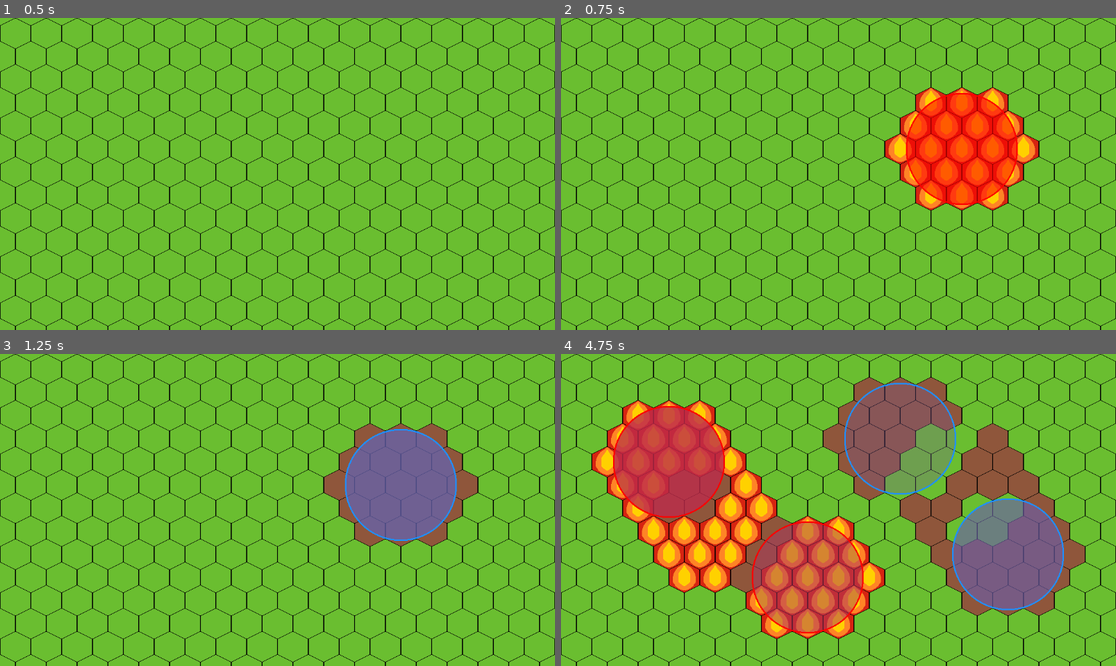
Above: before the commit, frames 1-4 (two rows, left to right).
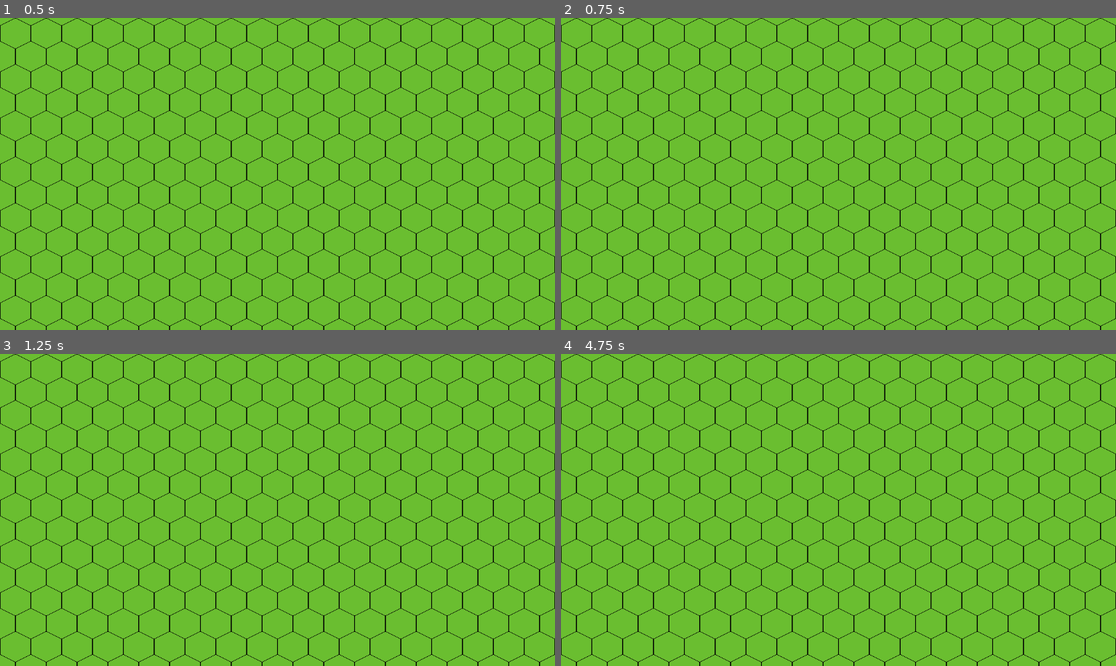
Above: after the commit, the same moments.

Repository: BielMaxBR/hextests
Game: Godot game, scene res://scenes/root.tscn
Same seed, same stepped clock (60 frames per second), same inputs: the game is played once before the commit and once after it.
Inputs (mouse positions are in pixels of both pictures, inside the frame that each line leads up to):
- Up to frame 1 (0.5 s): no input
- Up to frame 2 (0.75 s): tap Enter at 0.5 s; move the mouse to (960, 158) at 0.52 s; click (960, 158) at 0.6 s
- Up to frame 3 (1.25 s): right-click (399, 494) at 0.8 s
- Up to frame 4 (4.75 s): tap Space at 1.25, 2.75, 4.25 s; move the mouse to (727, 525) at 1.27 s; right-click (727, 525) at 1.35 s; click (727, 525) at 1.55 s; tap Enter at 2, 3.5 s; move the mouse to (894, 441) at 2.02 s; click (894, 441) at 2.1 s; right-click (894, 441) at 2.3 s; move the mouse to (810, 572) at 2.77 s; right-click (810, 572) at 2.85 s; click (810, 572) at 3.05 s; move the mouse to (1005, 556) at 3.52 s; click (1005, 556) at 3.6 s; right-click (1005, 556) at 3.8 s; move the mouse to (672, 463) at 4.27 s; right-click (672, 463) at 4.35 s; click (672, 463) at 4.55 s

Frame 1 is identical in both runs. In frame 2, 7.8% of the frame differs, in the area x 58-87%, y 22-62%; in frame 3, 7.8%; in frame 4, 39%, in the area x 5-95%, y 7-92%.

Commit message:
o inicio das skills

Diff:
--- /dev/null
+++ b/resources/skills/Skill.gd
@@ -0,0 +1,20 @@
+extends Resource
+class_name Skill
+
+var cooldown: float = 0
+var _counter = 0
+
+func _init() -> void:
+	pass
+
+func run(data:={}):
+	pass
+
+func update(delta: float):
+	if cooldown != 0: _counter += delta
+	if _counter >= cooldown:
+		_counter = 0
+		_timeout()
+
+func _timeout():
+	pass
--- /dev/null
+++ b/scenes/Player.tscn
@@ -0,0 +1,18 @@
+[gd_scene load_steps=4 format=3 uid="uid://cmpkhytt6k2lf"]
+
+[ext_resource type="Texture2D" uid="uid://cbxlv8jcthde" path="res://sprites/carbon.png" id="1_q3vrm"]
+[ext_resource type="Script" path="res://scripts/player.gd" id="1_x21d1"]
+
+[sub_resource type="CircleShape2D" id="CircleShape2D_2e4bk"]
+radius = 19.0263
+
+[node name="Player" type="CharacterBody2D"]
+script = ExtResource("1_x21d1")
+
+[node name="CollisionShape2D" type="CollisionShape2D" parent="."]
+shape = SubResource("CircleShape2D_2e4bk")
+
+[node name="Sprite2D" type="Sprite2D" parent="."]
+scale = Vector2(0.6, 0.6)
+texture = ExtResource("1_q3vrm")
+offset = Vector2(0, 4)
--- /dev/null
+++ b/scripts/player.gd
@@ -0,0 +1,5 @@
+extends CharacterBody2D
+class_name Player
+
+var skill_list: Array = []
+# faz 0 resource de skill aq
--- a/scripts/root.gd
+++ b/scripts/root.gd
@@ -1,16 +1,16 @@
 extends Node2D
 
-func _process(delta: float) -> void:
-	if Input.is_action_just_pressed("click"):
-		var inst: Node2D = load("res://scenes/areaDamage.tscn").instantiate()
-		inst.global_position = snap(get_global_mouse_position())
-		add_child(inst)
-
-	if Input.is_action_just_pressed("clickR"):
-		var inst: Node2D = load("res://scenes/areaDamage.tscn").instantiate()
-		inst.damage_type = WaterDamage.new()
-		inst.global_position = snap(get_global_mouse_position())
-		add_child(inst)
+#func _process(delta: float) -> void:
+	#if Input.is_action_just_pressed("click"):
+		#var inst: Node2D = load("res://scenes/areaDamage.tscn").instantiate()
+		#inst.global_position = snap(get_global_mouse_position())
+		#add_child(inst)
+#
+	#if Input.is_action_just_pressed("clickR"):
+		#var inst: Node2D = load("res://scenes/areaDamage.tscn").instantiate()
+		#inst.damage_type = WaterDamage.new()
+		#inst.global_position = snap(get_global_mouse_position())
+		#add_child(inst)
 
 func snap(pos):
 	return $TileMapLayer.map_to_local($TileMapLayer.local_to_map(pos))
